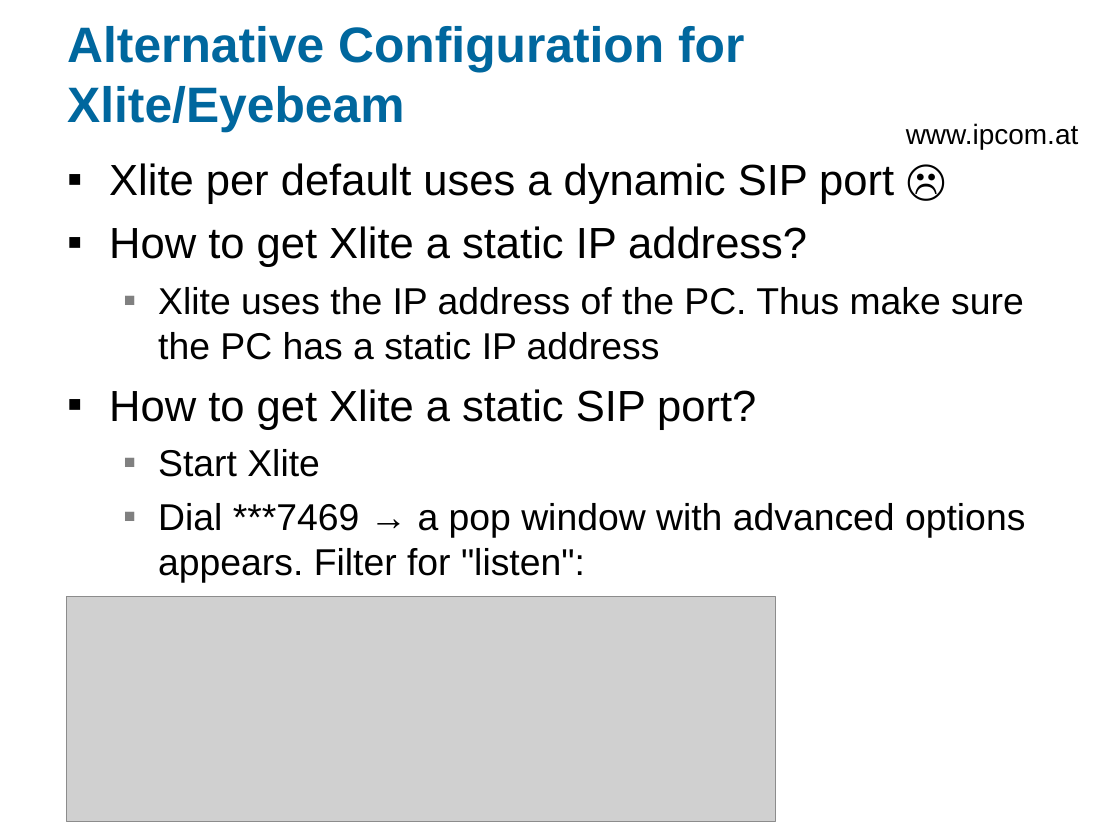
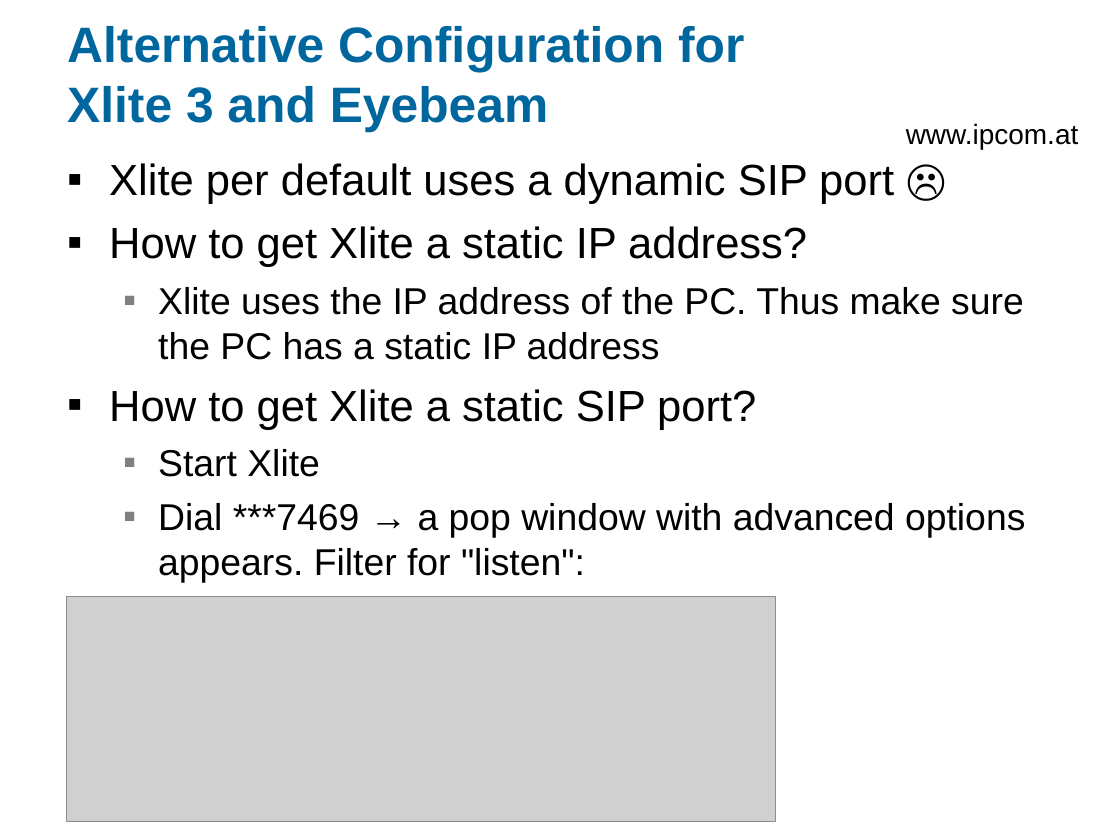
Before and after one commit to egilkh/siptapi, a slide deck: slide 15 of doc/SIPTAPI-README-0.4.ppt. Drawn at 1120x840 pixels with LibreOffice and Linux fonts; fonts in the diff are those of the drawing; grey boxes stand for pictures; background and template pictures are left out. Boxes give left, top, right and bottom in pixels: in the first picture for what was removed or moved away, otherwise in the second. Text is boxed around its words. In the diff, an @@ line names an element or a change of style, - is before the commit and + after.

```diff
--- a/doc/SIPTAPI-README-0.4.ppt
+++ b/doc/SIPTAPI-README-0.4.ppt
@@ title at (x1=67, y1=26, x2=744, y2=132): text changed @@
-Alternative Configuration for
-Xlite/Eyebeam
+Alternative Configuration for
+Xlite 3 and Eyebeam
```
Also in this commit, not shown: 1 other slide changed, 3 slides added, 8 other files.
